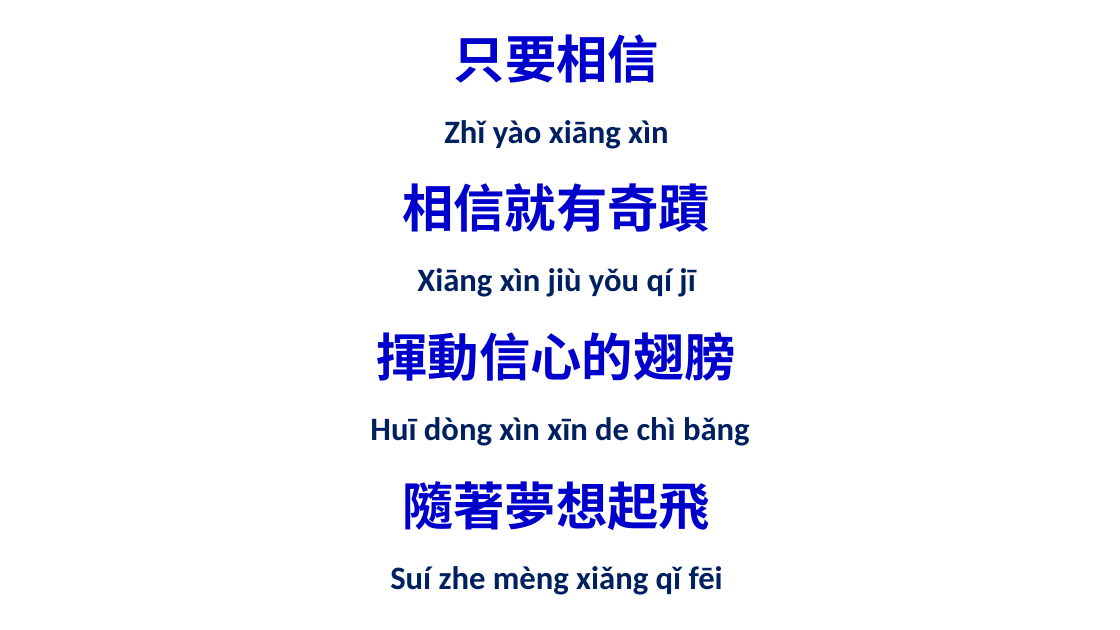
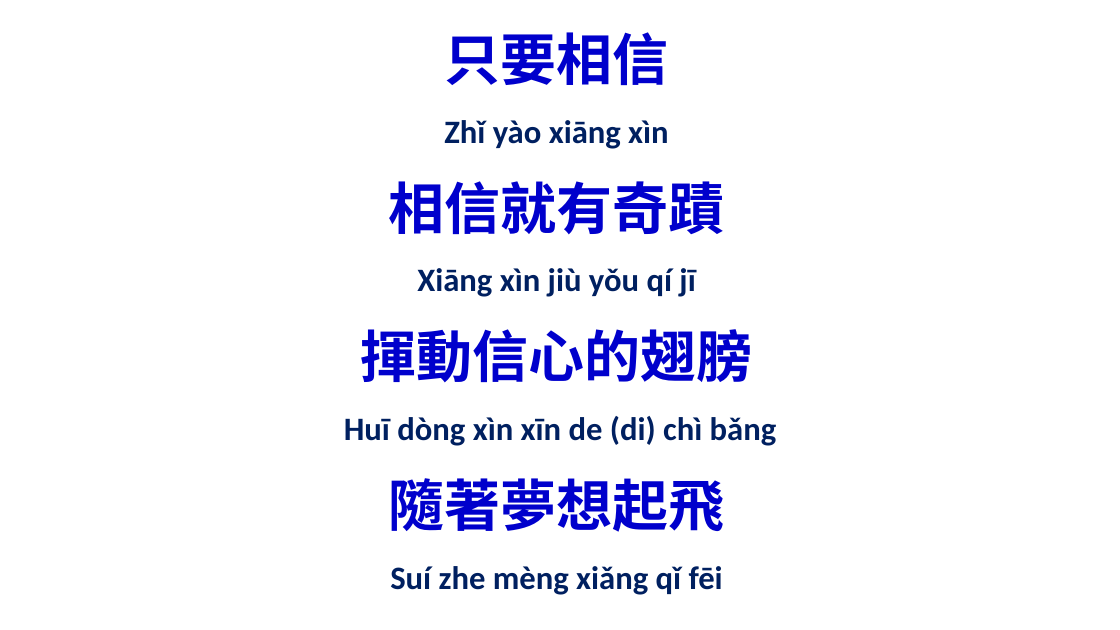
Before and after one commit to batisuoc/free-school-class, a slide deck: slide 5 of chinese/相信有愛就有奇蹟.pptx. Drawn at 1120x630 pixels with LibreOffice and Linux fonts; fonts in the diff are those of the drawing; background and template pictures are left out. Boxes give left, top, right and bottom in pixels: in the first picture for what was removed or moved away, otherwise in the second. Text is boxed around its words. In the diff, an @@ line names an element or a change of style, - is before the commit and + after.

```diff
--- a/chinese/相信有愛就有奇蹟.pptx
+++ b/chinese/相信有愛就有奇蹟.pptx
@@ text at (x1=344, y1=416, x2=777, y2=446): text changed @@
-Huī dòng xìn xīn de chì bǎng
+Huī dòng xìn xīn de (di) chì bǎng
@@ size 44 to 48 pt, font Calibri to Noto Sans CJK TC in 4 elements at (x1=445, y1=32, x2=669, y2=85), (x1=388, y1=181, x2=724, y2=234), (x1=361, y1=329, x2=753, y2=382), (x1=388, y1=478, x2=724, y2=532) @@
```
Also in this commit, not shown: 6 other slides changed.
